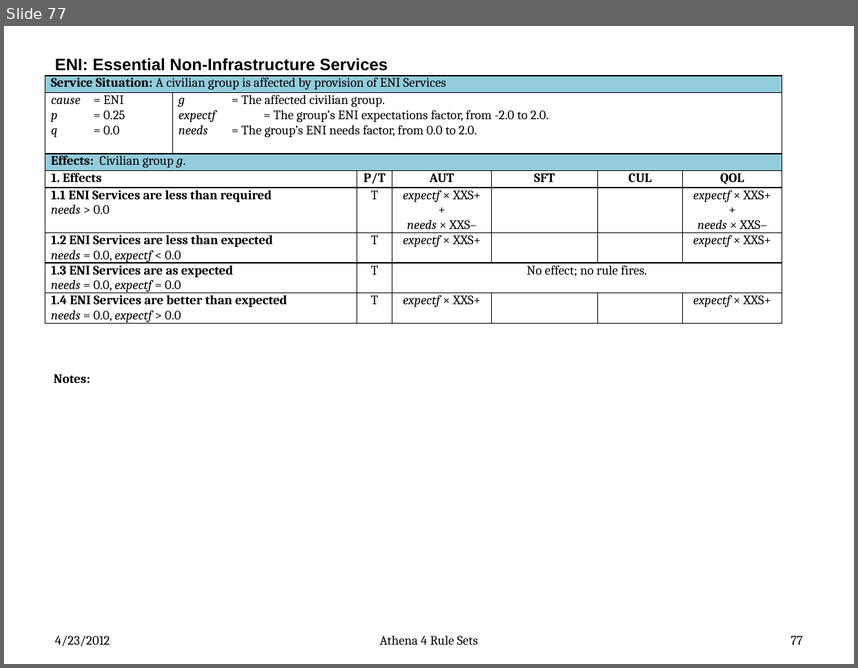
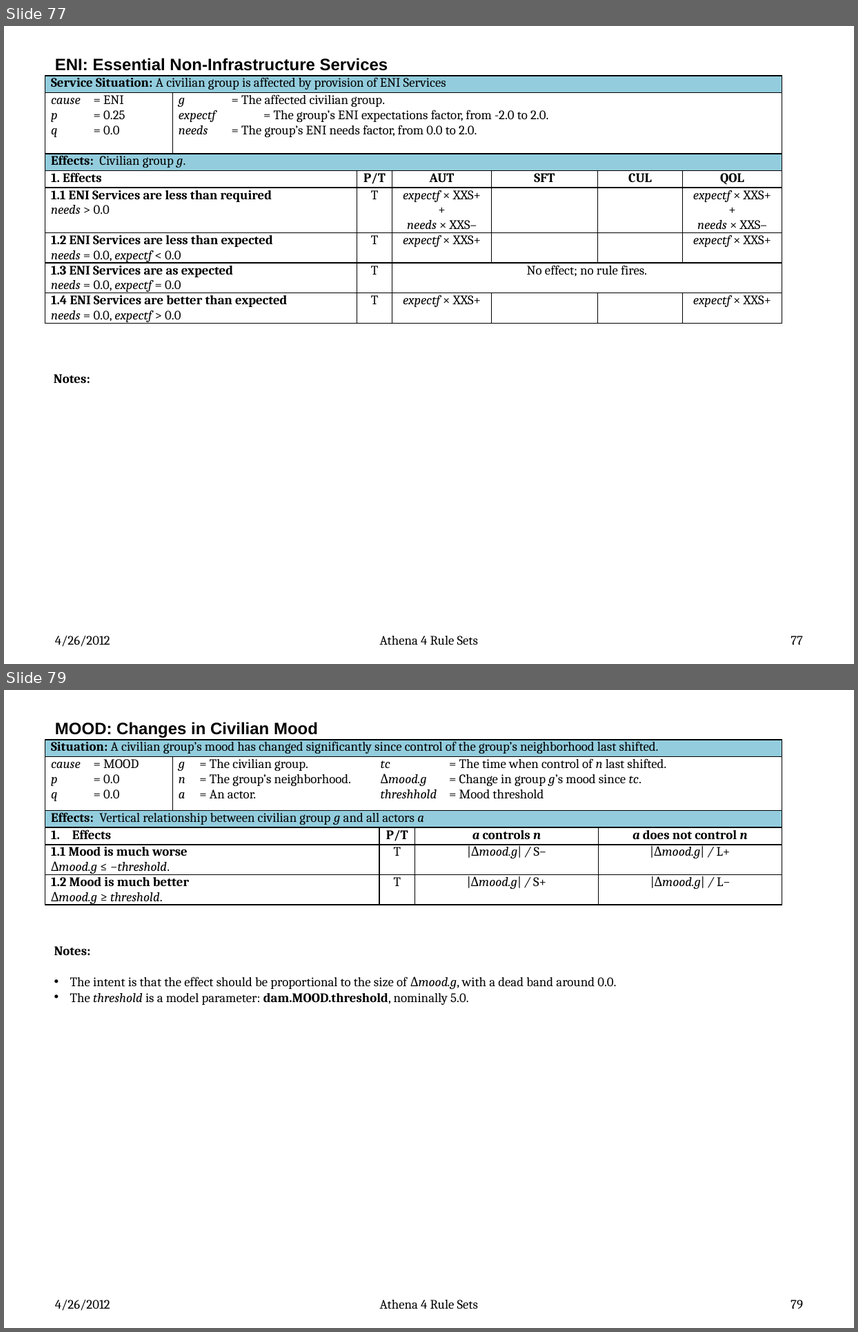
Before and after one commit to AthenaModel/athena-legacy, a slide deck: docs/dev/rules.pptx. Shown one above the other, each under a label of ours: slide 77 before the commit, slides 77 and 79 after it; the slides between them are not shown. The pictures are 858x668 and 858x1332 pixels, drawn with LibreOffice and Linux fonts; fonts in the diff are those of the drawing. Boxes give left, top, right and bottom in pixels: in the first picture for what was removed or moved away, otherwise in the second. Text is boxed around its words. In the diff, an @@ line names an element or a change of style, - is before the commit and + after.

Commit message:
Fixed Bug #{3406}
Done.  Added the MOOD rule set in misc_rules.tcl and documented it in
rules.pptx.  The "misc rules" are assessed early in each tick, prior to
computing actor support.

As part of the change:

* Added the cause, rule set name, and rule names to the relevant enums
  in projtypes(n).
* Deleted the old deltaV.mood code from control_model(sim).
* Deleted the related parms from parmdb(5).
* Added new parms for the new rule set (dam.MOOD.*).

```diff
--- a/docs/dev/rules.pptx
+++ b/docs/dev/rules.pptx
@@ slide 79 added at [4, 690, 854, 1328], background #FFFFFF @@
@@ title added at [55, 722, 318, 738], 14 pt, text #000000, bold @@
+MOOD: Changes in Civilian Mood
@@ table added at [45, 739, 782, 908], 6 rows, 5 columns @@
+Situation: A civilian group’s mood has changed significantly since control of the group’s neighborhood last shifted. |  |  |  | 
+cause = MOOD / p = 0.0 / q = 0.0 | g = The civilian group. tc = The time when control of n last shifted. / n = The group’s neighborhood. Δmood.g = Change in group g’s mood since tc. / a = An actor. threshhold = Mood threshold |  |  | 
+Effects: Vertical relationship between civilian group g and all actors a |  |  |  | 
+Effects |  | P/T | a controls n | a does not control n
+1.1 Mood is much worse / Δmood.g ≤ −threshold. |  | T | |Δmood.g| / S− | |Δmood.g| / L+
+1.2 Mood is much better / Δmood.g ≥ threshold. |  | T | |Δmood.g| / S+ | |Δmood.g| / L−
@@ text added at [54, 946, 616, 1005], 11 pt, text #000000 @@
+Notes:
+• The intent is that the effect should be proportional to the size of Δmood.g, with a dead band around 0.0.
+• The threshold is a model parameter: dam.MOOD.threshold, nominally 5.0.
@@ text added at [55, 1299, 110, 1310], 11 pt, text #000000 @@
+4/26/2012
@@ text added at [380, 1299, 478, 1309], 11 pt, text #000000 @@
+Athena 4 Rule Sets
@@ page number added at [791, 1299, 803, 1308], 11 pt, text #000000 @@
+79
@@ slide 77 changed as well @@
@@ text at [55, 635, 110, 646]: text changed @@
-4/23/2012
+4/26/2012
```
Also in this commit, not shown: 75 other slides changed, 1 other slide added, 9 other files.
